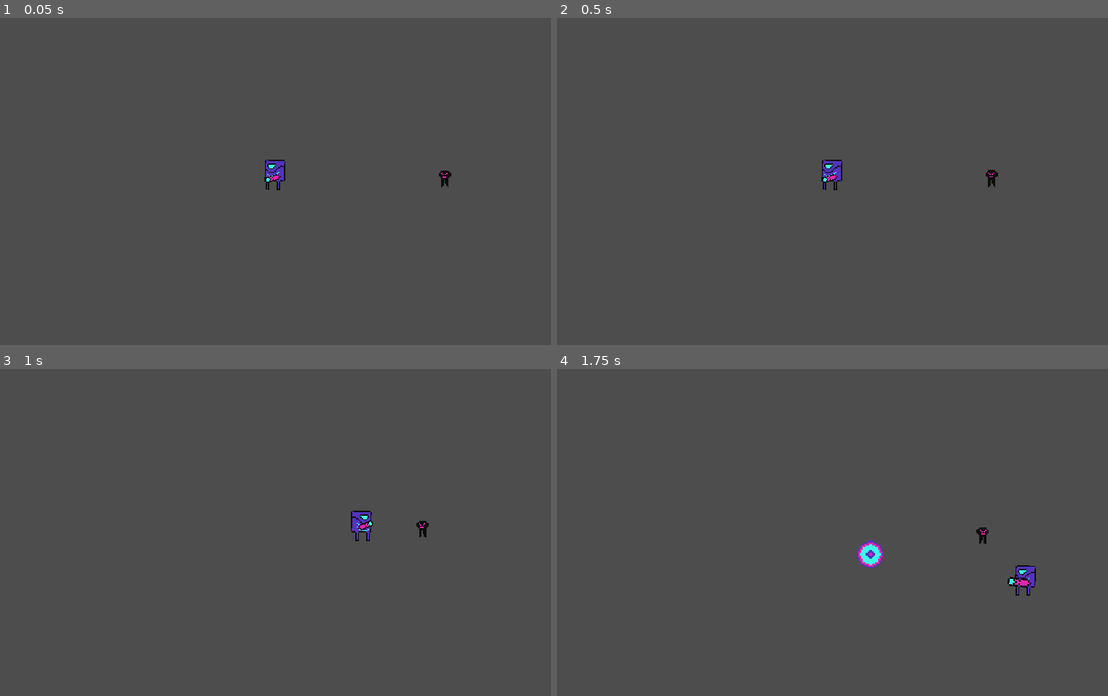
Above: before the commit, frames 1-4 (two rows, left to right).
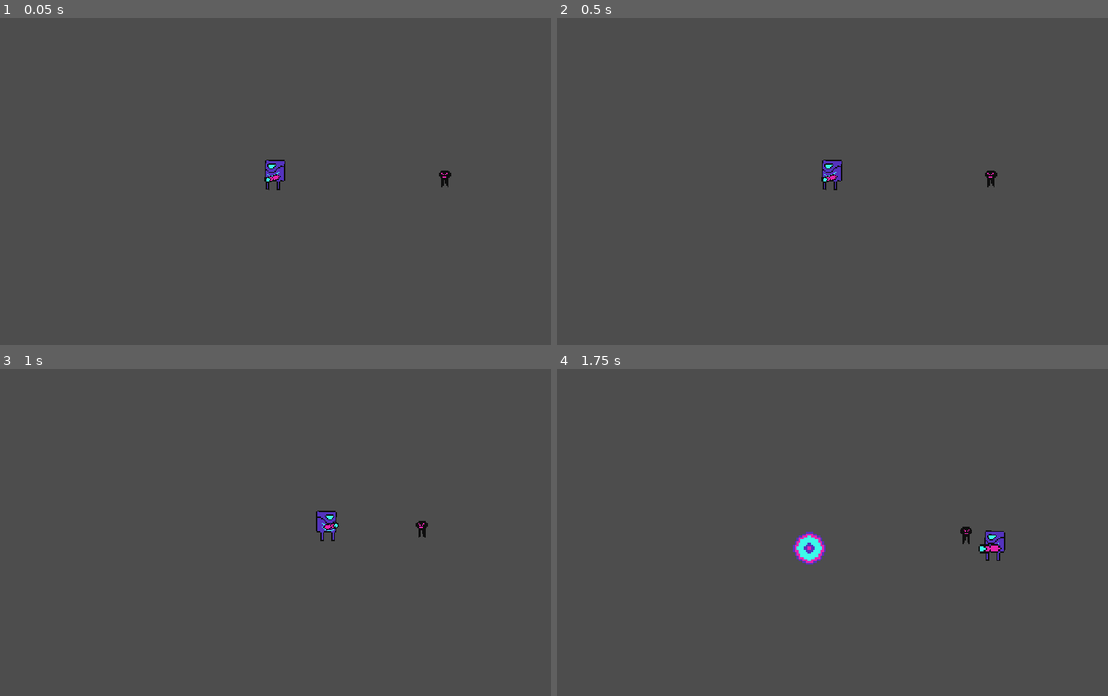
Above: after the commit, the same moments.

Repository: SamuelAlves-23/GameOffJam2023
Game: Godot game, scene res://Scenes/test_arena.tscn
Two runs of this game, one before a commit and one after it. Both use one fixed random seed, a clock stepped at 60 frames per second and the inputs below.
Inputs (mouse positions are in pixels of both pictures, inside the frame that each line leads up to):
- Up to frame 1 (0.05 s): no input
- Up to frame 2 (0.5 s): no input
- Up to frame 3 (1 s): move the mouse to (385, 516) at 0.52 s; hold D (move_right) from 0.53 s (still down); tap Mouse wheel down (decrease_bullet_size) at 0.6 s; tap Mouse wheel up (increase_bullet_size) at 0.8 s
- Up to frame 4 (1.75 s): move the mouse to (700, 548) at 1.27 s; release D (move_right) at 1.28 s; hold S (move_down) from 1.28 s (still down); tap Mouse wheel up (increase_bullet_size) at 1.35 s; click (700, 548) at 1.55 s

Frame 1 is identical in both runs. In frame 2, less than 0.1% of the frame differs, in the area x 77-81%, y 46-52%; in frame 3, 0.6%; in frame 4, 1.5%, in the area x 42-87%, y 48-70%.

Commit message:
Recoil, gun_cd and state machines

Diff:
--- a/Scenes/enemy.tscn
+++ b/Scenes/enemy.tscn
@@ -75,7 +75,7 @@
 [node name="Enemy" type="CharacterBody2D"]
 position = Vector2(0, -16)
 collision_layer = 0
-collision_mask = 0
+collision_mask = 2
 script = ExtResource("1_3aiqp")
 
 [node name="Sprite2D" type="Sprite2D" parent="."]
--- a/Scripts/bullet.gd
+++ b/Scripts/bullet.gd
@@ -1,26 +1,18 @@
 extends Area2D
 @export var direction = Vector2.ZERO
 @export var speed = 600
-@export var min_size = 0.5
-@export var max_size = 2
-@export var size_variation = Vector2(0.2,0.2)
-# Called when the node enters the scene tree for the first time.
-func _ready():
-	pass
 
 # Called every frame. 'delta' is the elapsed time since the previous frame.
 func _process(delta):
 	translate(direction.normalized() * delta * speed)
-
-
-func change_bullet_size(variation):
-	self.scale += variation
-	self.scale.x = clamp(self.scale.x, min_size, max_size)
-	self.scale.y = clamp(self.scale.y, min_size, max_size)
+	await get_tree().create_timer(0.5).timeout
+	queue_free()
 
 
 func _on_area_entered(area):
-	queue_free()
-	print("Entra")
+	if scale > Vector2.ONE:
+		scale -= Vector2(0.25,0.25)
+	else:
+		queue_free()
+
 	area.get_parent().take_damage(scale.x * 10)
-#	area.take_damage(scale.x * 10)
--- a/Scripts/enemy.gd
+++ b/Scripts/enemy.gd
@@ -1,26 +1,18 @@
 extends CharacterBody2D
 
 @onready var health_controller = $HealthController
-@onready var collision_shape = $CollisionShape2D
 @onready var sprite = $Sprite2D
-@onready var hitbox = $Area2D
-@onready var player
+@onready var player = get_tree().get_first_node_in_group("Player")
 
 @export var ACCELERATION = 300
 @export var MAX_SPEED = 20
 @export var FRICTION = 200
 
-func _ready():
-	player = get_tree().get_first_node_in_group("Player")
-
 func take_damage(damage):
 	health_controller.take_damage(damage)
 
 func _physics_process(delta):
-	velocity= velocity.move_toward(Vector2.ZERO, FRICTION * delta)
-
 	var direction = (player.global_position - global_position).normalized()
 	velocity = velocity.move_toward(direction * MAX_SPEED, ACCELERATION * delta)
 	sprite.flip_h = velocity.x > 0
-
 	move_and_slide()
--- a/Scripts/gun.gd
+++ b/Scripts/gun.gd
@@ -7,21 +7,17 @@
 @onready var bullet_scene = preload("res://Scenes/bullet.tscn")
 @onready var bulletContainer = $BulletContainer
 @onready var bullet_pos = $BulletPosition
-@onready var player
+@onready var player = get_parent()
 @onready var bullet = bullet_scene.instantiate()
 
-func _ready():
-	player = get_parent()
-
 func _physics_process(delta):
-	player = get_parent()
 	rotate(get_angle_to(get_viewport().get_mouse_position()))
 
 
 func shoot():
 	var bullet = bullet_scene.instantiate()
 	bulletContainer.add_child(bullet)
-	bullet.scale = self.scale - Vector2(0.25, 0.25)
+	bullet.scale = self.scale
 	bullet.global_position = bullet_pos.global_position
 	var current_pos = bullet_pos.global_position
 	bullet.direction = get_global_mouse_position() - current_pos
--- a/Scripts/player.gd
+++ b/Scripts/player.gd
@@ -6,28 +6,33 @@
 	RECOIL
 }
 var state = MOVE
+var recoil_vector = Vector2.DOWN
 
 @export var ACCELERATION = 500
-@export var MAX_SPEED = 100
-@export var RECOIL_SPEED = 150
+@export var MAX_SPEED = 123
+@export var RECOIL_SPEED = 10000
 @export var FRICTION  = 500
+@export var speed = 100.0
+@export var gun_cd = false
 
-@export var speed = 100.0
-@export var recoil_force = 500
 @onready var animationPlayer = $AnimationPlayer
 @onready var sprite = $Sprite2D
 @onready var gun = $Gun
-@onready var active = true
 @export var size_variation = Vector2(0.5,0.5)
 
 func _process(delta):
+	var direction = get_viewport().get_mouse_position().x
+	if direction != 0:
+		sprite.flip_h = (direction < self.global_position.x)
+
 	match state:
 		MOVE:
 			move_state(delta)
 		RECOIL:
-			pass
+			recoil_state(delta, gun.scale)
 
 func move_state(delta):
+	var direction = get_viewport().get_mouse_position().x
 	var input_vector = Vector2.ZERO
 	input_vector.x = Input.get_action_strength("move_right") - Input.get_action_strength("move_left")
 	input_vector.y = Input.get_action_strength("move_down") - Input.get_action_strength("move_up")
@@ -40,55 +45,24 @@
 		velocity = velocity.move_toward(Vector2.ZERO, FRICTION * delta)
 	move_and_slide()
 
-	if Input.is_action_just_pressed("shoot") && gun.scale > Vector2.ONE:
-		state = RECOIL
+	if Input.is_action_just_pressed("increase_bullet_size"):
+		gun.change_gun_size(size_variation)
+	if Input.is_action_just_pressed("decrease_bullet_size"):
+		gun.change_gun_size(-size_variation)
 
-func recoil_state(delta, bullet_scale):
+	if Input.is_action_pressed("shoot") && !gun_cd:
+		gun.shoot()
+		if gun.scale > Vector2.ONE:
+			state = RECOIL
+		gun_cd = true
+		await get_tree().create_timer(gun.scale.x - 0.25).timeout
+		gun_cd = false
+
+func recoil_state(delta, gun_scale):
 	var current_pos = global_position
-	velocity = -(get_global_mouse_position() - current_pos)
+	recoil_vector = -(get_global_mouse_position() - current_pos)
+	recoil_vector = recoil_vector.normalized()
+	velocity = RECOIL_SPEED * recoil_vector * delta * gun_scale
 	animationPlayer.stop()
 	move_and_slide()
-#	state = MOVE
-
-func _physics_process(delta):
-#	velocity = Vector2(0,0)
-	var direction = 0
-	if(active):
-#		if Input.is_action_pressed("move_up"):
-#			velocity.y = -speed
-#			animationPlayer.play("Move")
-#
-#		if Input.is_action_pressed("move_down"):
-#			velocity.y = speed
-#			animationPlayer.play("Move")
-#
-#		if Input.is_action_pressed("move_left"):
-#			velocity.x = -speed
-#			animationPlayer.play("Move")
-#
-#		if Input.is_action_pressed("move_right"):
-#			velocity.x = speed
-#			animationPlayer.play("Move")
-
-		if Input.is_action_just_pressed("increase_bullet_size"):
-			gun.change_gun_size(size_variation)
-		if Input.is_action_just_pressed("decrease_bullet_size"):
-			gun.change_gun_size(-size_variation)
-
-		if Input.is_action_just_pressed("shoot"):
-			gun.shoot()
-			#recoil(delta, gun.scale)
-
-	direction = get_viewport().get_mouse_position().x
-	if direction != 0:
-		sprite.flip_h = (direction < self.global_position.x)
-
-	move_and_slide()
-
-func recoil(delta, scale):
-	var direction = 0
-	active = false
-	active = true
-	var current_pos = global_position
-	direction = -(get_global_mouse_position() - current_pos)
-	translate(direction.normalized() * delta * (recoil_force * scale))
+	state = MOVE
